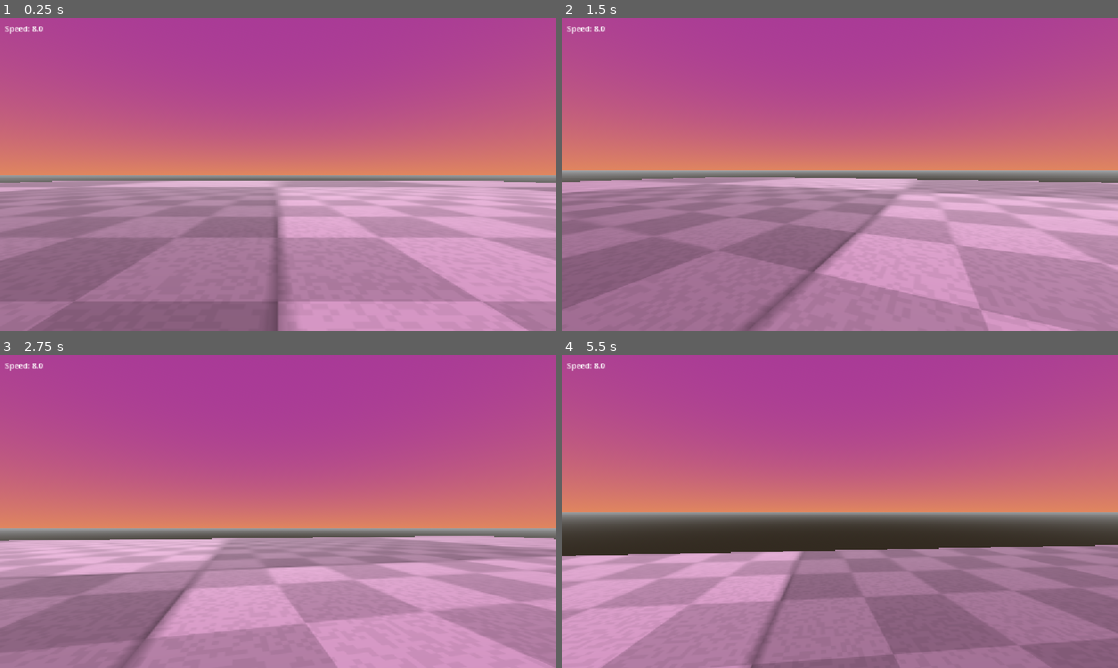
Above: before the commit, frames 1-4 (two rows, left to right).
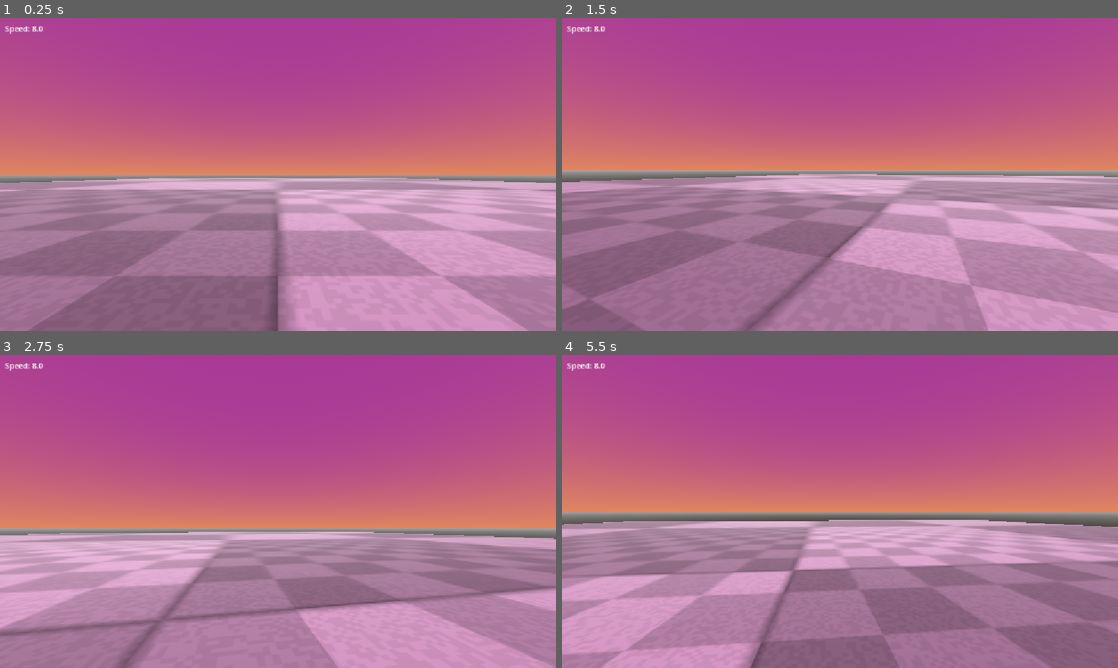
Above: after the commit, the same moments.

Repository: Emerald6468/SeniorGame
Game: Godot game, scene res://Scenes/Testing/ZanderTests/BasicMovementTest.tscn
The game is run twice, just before and just after one commit, with the same random seed, the same clock (stepped at 60 frames per second) and the same inputs.
Inputs (mouse positions are in pixels of both pictures, inside the frame that each line leads up to):
- Up to frame 1 (0.25 s): no input
- Up to frame 2 (1.5 s): tap Enter at 0.5 s; move the mouse to (867, 174) at 0.52 s; hold W (Forward) from 0.53 s (still down); tap Space (Jump) at 0.6, 0.77, 1.07, 1.35 s; move the mouse to (812, 174) at 1.27 s
- Up to frame 3 (2.75 s): keep holding W (Forward); tap Space (Jump) at 1.52, 1.82, 2.1 s; move the mouse to (289, 505) at 2.02 s
- Up to frame 4 (5.5 s): keep holding W (Forward); move the mouse to (834, 517) at 2.77 s; tap Space (Jump) at 2.85, 3.02, 3.32, 3.6, 3.77, 4.07, 4.35, 4.52, 4.82, 5.1 s; move the mouse to (878, 514) at 3.52 s; move the mouse to (795, 508) at 4.27 s; move the mouse to (845, 511) at 5.02 s

The runs differ from the first frame. In frame 1, 9.2% of the frame differs, in the area x 0-100%, y 51-91%; in frame 2, 9.4%; in frame 3, 18%; in frame 4, 21%, in the area x 0-100%, y 52-100%.

Commit message:
Coyote time!!

Diff:
--- a/senior-project/Scenes/Testing/ZanderTests/BasicMovementTest.tscn
+++ b/senior-project/Scenes/Testing/ZanderTests/BasicMovementTest.tscn
@@ -23,6 +23,13 @@
 transform = Transform3D(1, 0, 0, 0, 1, 0, 0, 0, 1, 0, 2.2951248, 0)
 
 [node name="Floor" type="CSGBox3D" parent="." unique_id=633388165]
+transform = Transform3D(1, 0, 0, 0, 1, 0, 0, 0, 1, 0, 0, -45.62406)
+material_override = SubResource("StandardMaterial3D_05r2y")
+use_collision = true
+size = Vector3(100, 2, 100)
+
+[node name="Floor2" type="CSGBox3D" parent="." unique_id=1877117540]
+transform = Transform3D(1, 0, 0, 0, 1, 0, 0, 0, 1, 0, 0, 60.75692)
 material_override = SubResource("StandardMaterial3D_05r2y")
 use_collision = true
 size = Vector3(100, 2, 100)
--- a/senior-project/Scripts/player.gd
+++ b/senior-project/Scripts/player.gd
@@ -10,6 +10,11 @@
 var accel = 0.02
 var deccel = .5
 
+#Coyote time
+var was_on_ground = false
+var coyote_time_available = false
+var c_start = false
+var c_time = .5
 #Camera
 var mouse_sensitivity = 0.4
 @onready var head: Node3D = $Head
@@ -31,22 +36,43 @@
 	pos.y = sin(time * BOB_FREQ) * BOB_AMP
 	return pos
 
+func coyote_time():
+	if !c_start:
+		c_start = true
+		await get_tree().create_timer(c_time).timeout
+		coyote_time_available = false
+
+
 func _physics_process(delta: float) -> void:
 	#QUIT GAME COMMAND/CTRL X
 	if Input.is_action_just_pressed("DevQuit"):get_tree().quit()
 
 	#controlls mouse
 	if !Global.InsideMenu: Input.mouse_mode = Input.MOUSE_MODE_CAPTURED
+
+#region Gravity and Jumping
 	# Add the gravity.
 	if not is_on_floor():
 		velocity += get_gravity() * delta
 
 	# Handle jump.
-	if Input.is_action_just_pressed("Jump") and is_on_floor():
+	if is_on_floor():
+		coyote_time_available = true
+		was_on_ground = true
+		c_start = false
+	elif coyote_time_available and was_on_ground :
+		coyote_time()
+		was_on_ground = false
+	#Normal Jump
+	if Input.is_action_just_pressed("Jump") and (is_on_floor() or coyote_time_available):
+		coyote_time_available = false
 		velocity.y = JUMP_VELOCITY
+	print(str(coyote_time_available))
+#endregion
 
 	# Get the input direction and handle the movement/deceleration.
 	# As good practice, you should replace UI actions with custom gameplay actions.
+#region Movement
 	var input_dir := Input.get_vector("Left", "Right", "Forward", "Backward")
 	var direction := (transform.basis * Vector3(input_dir.x, 0, input_dir.y)).normalized()
 	if direction:
@@ -56,10 +82,12 @@
 			if !running.playing:running.play()
 			cur_speed = move_toward(cur_speed,max_speed,accel)
 	else:
+		running.stop()
+		cur_speed = move_toward(cur_speed,SPEED,deccel)
 		velocity.x = move_toward(velocity.x, 0, cur_speed)
 		velocity.z = move_toward(velocity.z, 0, cur_speed)
-	if !direction or !is_on_floor():
-		cur_speed = move_toward(cur_speed,SPEED,deccel)
+	if !is_on_floor():
+		cur_speed = move_toward(cur_speed,SPEED,deccel/10)
 		running.stop()
 
 	#Head bob
@@ -67,6 +95,7 @@
 	camera.transform.origin = _headbob(t_bob)
 
 	move_and_slide()
+#endregion
 
 func _input(event: InputEvent) -> void:
 	if event is InputEventMouseMotion:
